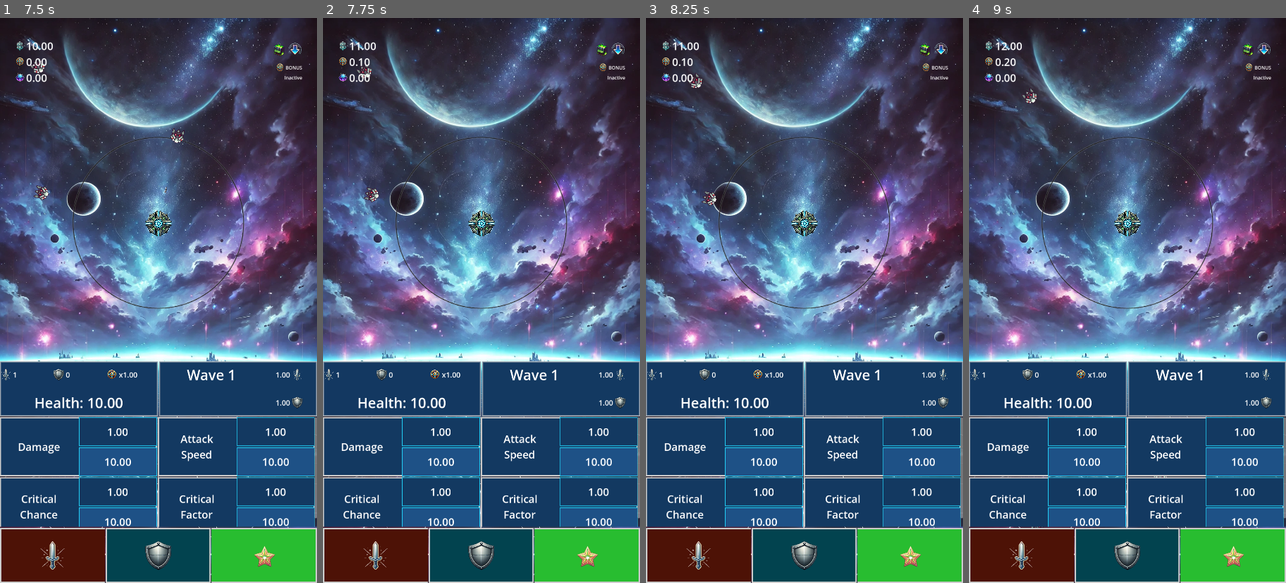
Above: before the commit, frames 1-4 (left to right).
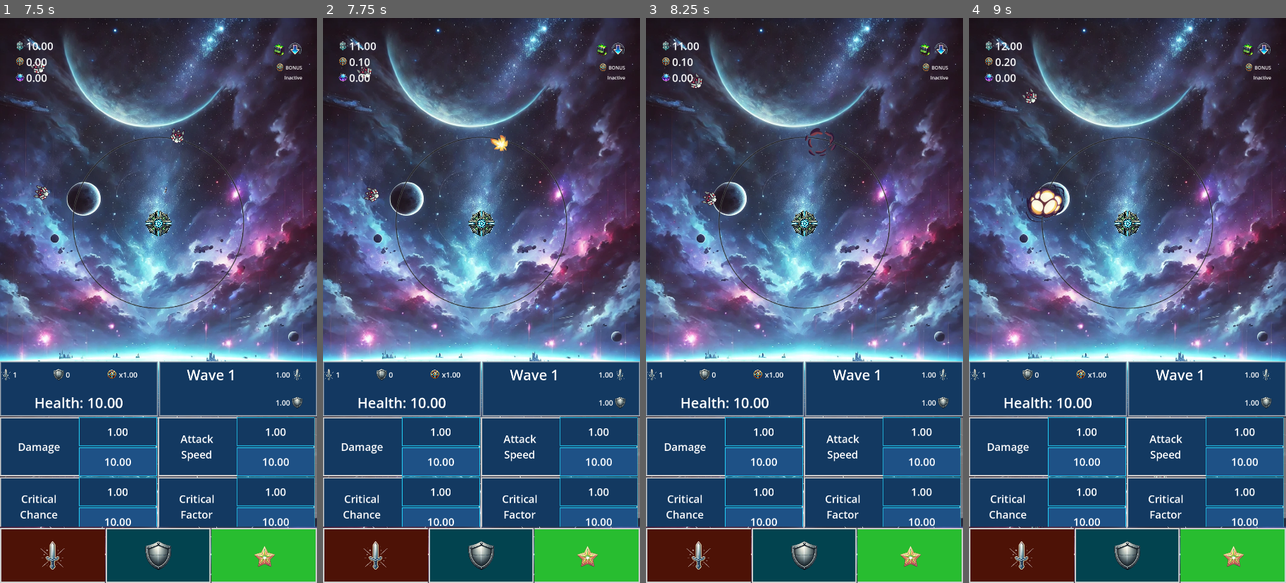
Above: after the commit, the same moments.

Repository: ascyrax/circle-defence
Game: Godot game, scene res://main.tscn
The game is run twice, just before and just after one commit, with the same random seed, the same clock (stepped at 60 frames per second) and the same inputs.
Inputs (mouse positions are in pixels of both pictures, inside the frame that each line leads up to):
- Up to frame 1 (7.5 s): click "<" at 0.5 s; click ">" at 1.25 s; click "BATTLE" at 2 s; tap Enter at 2.75 s; move the mouse to (228, 272) at 2.77 s; click (228, 272) at 2.92 s; tap Space at 3.5 s; move the mouse to (95, 328) at 3.52 s; click (95, 328) at 3.67 s; move the mouse to (190, 176) at 4.27 s; click (190, 176) at 4.42 s; move the mouse to (142, 413) at 5.02 s; click (142, 413) at 5.17 s; move the mouse to (253, 385) at 5.77 s; click (253, 385) at 5.92 s; move the mouse to (63, 215) at 6.52 s; click (63, 215) at 6.67 s; move the mouse to (174, 300) at 7.27 s; click (174, 300) at 7.42 s
- Up to frame 2 (7.75 s): no input
- Up to frame 3 (8.25 s): move the mouse to (756, 159) at 8.02 s; click (756, 159) at 8.17 s
- Up to frame 4 (9 s): move the mouse to (1197, 272) at 8.77 s; click (1197, 272) at 8.92 s

Frame 1 is identical in both runs. In frame 2, 0.1% of the frame differs, in the area x 52-59%, y 20-24%; in frame 3, 0.1%; in frame 4, 0.5%, in the area x 16-31%, y 29-37%.

Commit message:
added explosion animation

Diff:
--- a/enemy.gd
+++ b/enemy.gd
@@ -1,6 +1,7 @@
 extends Node2D
 
 @export var speed: float = randi_range(50, 150)  # Speed of the enemy
+var _explosionScene = load("res://enemy_explosion.tscn") as PackedScene
 var direction: Vector2 = Vector2.ZERO  # Direction toward the center
 var shooterContainerPosition : Vector2
 var _health: float = 1.0
@@ -62,8 +63,8 @@
 		#var bulletDamage = bullet.get_parent().get_current_bullet_damage()
 		_update_health(_bulletDamage)
 		if(_health <= 0.0):
-			var audioNode = $/root/GamePlay/Panel/VBoxContainer/EnemyExplosion as AudioStreamPlayer2D
-			audioNode.play()
+			_play_explosion_animation()
+			_play_explosion_audio()
 			queue_free()
 			GlobalData.update_wave_enemies_killed(+1)
 			update_cash_value()
@@ -87,3 +88,14 @@
 
 func get_current_enemy_damage():
 	return _damage
+
+func _play_explosion_audio():
+	var audioNode = $/root/GamePlay/Panel/VBoxContainer/EnemyExplosion as AudioStreamPlayer2D
+	audioNode.play()
+
+func _play_explosion_animation():
+	var _explosionContainer = $/root/GamePlay/Panel/VBoxContainer/EnemyExplosionSpawner as Node2D
+	var _explosionInstance = _explosionScene.instantiate() as AnimatedSprite2D
+	_explosionInstance.position = position
+	_explosionContainer.add_child(_explosionInstance)
+	_explosionInstance.play("explode01")
--- /dev/null
+++ b/enemy_explosion.gd
@@ -0,0 +1,16 @@
+extends AnimatedSprite2D
+
+
+# Called when the node enters the scene tree for the first time.
+func _ready() -> void:
+	call_deferred("_temp")
+
+func _temp():
+	var _timer = $Timer as Timer
+	_timer.wait_time = 1.0
+	_timer.one_shot = true
+	_timer.connect("timeout", _delete_explosion)
+	_timer.start()
+
+func _delete_explosion():
+	queue_free()
--- /dev/null
+++ b/enemy_explosion.tscn
@@ -0,0 +1,65 @@
+[gd_scene load_steps=10 format=3 uid="uid://bspgnyixjsy8i"]
+
+[ext_resource type="Texture2D" uid="uid://b74gy3t6uk3cc" path="res://art/animations/explosion01NoBg.png" id="1_ndbs2"]
+[ext_resource type="Script" path="res://enemy_explosion.gd" id="2_qvogg"]
+
+[sub_resource type="AtlasTexture" id="AtlasTexture_inw7f"]
+atlas = ExtResource("1_ndbs2")
+region = Rect2(7, 0, 95, 288)
+
+[sub_resource type="AtlasTexture" id="AtlasTexture_jr2qf"]
+atlas = ExtResource("1_ndbs2")
+region = Rect2(90, 0, 129, 288)
+
+[sub_resource type="AtlasTexture" id="AtlasTexture_dnxdf"]
+atlas = ExtResource("1_ndbs2")
+region = Rect2(208, 0, 164, 288)
+
+[sub_resource type="AtlasTexture" id="AtlasTexture_xpoop"]
+atlas = ExtResource("1_ndbs2")
+region = Rect2(367, 0, 175, 288)
+
+[sub_resource type="AtlasTexture" id="AtlasTexture_5qpn3"]
+atlas = ExtResource("1_ndbs2")
+region = Rect2(546, 0, 175, 288)
+
+[sub_resource type="AtlasTexture" id="AtlasTexture_yws2g"]
+atlas = ExtResource("1_ndbs2")
+region = Rect2(715, 0, 143, 288)
+
+[sub_resource type="SpriteFrames" id="SpriteFrames_t2lno"]
+animations = [{
+"frames": [{
+"duration": 1.0,
+"texture": SubResource("AtlasTexture_inw7f")
+}, {
+"duration": 1.0,
+"texture": SubResource("AtlasTexture_jr2qf")
+}, {
+"duration": 1.0,
+"texture": SubResource("AtlasTexture_dnxdf")
+}, {
+"duration": 1.0,
+"texture": SubResource("AtlasTexture_xpoop")
+}, {
+"duration": 1.0,
+"texture": SubResource("AtlasTexture_5qpn3")
+}, {
+"duration": 1.0,
+"texture": SubResource("AtlasTexture_yws2g")
+}],
+"loop": false,
+"name": &"explode01",
+"speed": 10.0
+}]
+
+[node name="EnemyExplosion" type="AnimatedSprite2D"]
+sprite_frames = SubResource("SpriteFrames_t2lno")
+animation = &"explode01"
+frame = 5
+frame_progress = 1.0
+script = ExtResource("2_qvogg")
+
+[node name="Timer" type="Timer" parent="."]
+wait_time = 2.0
+one_shot = true
--- a/gamePlay.tscn
+++ b/gamePlay.tscn
@@ -477,6 +477,8 @@
 [node name="EnemyExplosion" type="AudioStreamPlayer2D" parent="Panel/VBoxContainer"]
 stream = ExtResource("12_veuwv")
 
+[node name="EnemyExplosionSpawner" type="Node2D" parent="Panel/VBoxContainer"]
+
 [connection signal="gui_input" from="Panel/VBoxContainer/UpgradeNav/Attack" to="." method="_show_attack_upgrades"]
 [connection signal="gui_input" from="Panel/VBoxContainer/UpgradeNav/Defense" to="." method="_show_defense_upgrades"]
 [connection signal="gui_input" from="Panel/VBoxContainer/UpgradeNav/Utility" to="." method="_show_utility_upgrades"]
Binary file added: art/animations/explosion01/2204_w017_n001_449b_p15_449.jpg
Not shown, added: art/animations/explosion01/2204_w017_n001_449b_p15_449.jpg.import
Binary file added: art/animations/explosion01NoBg.png
Not shown, added: art/animations/explosion01NoBg.png.import
Not shown, added: art/animations/explosion02/45724.jpg.import
Not shown, added: art/animations/explosion02/License free.txt
Not shown, added: art/animations/explosion02/License premium.txt
Binary file added: art/animations/explosion02NoBg.png
Not shown, added: art/animations/explosion02NoBg.png.import
Not shown, changed: art/.DS_Store
Not shown, added: art/animations/.DS_Store
Not shown, added: art/animations/explosion01.zip
(and 3 more such lines)
